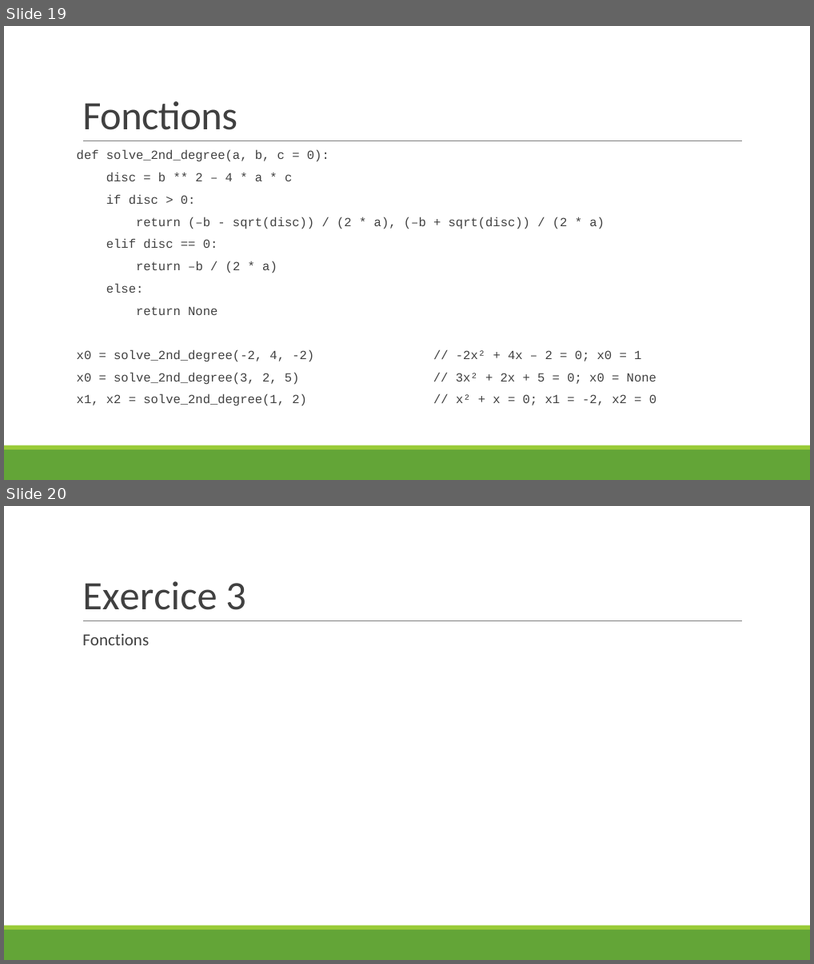
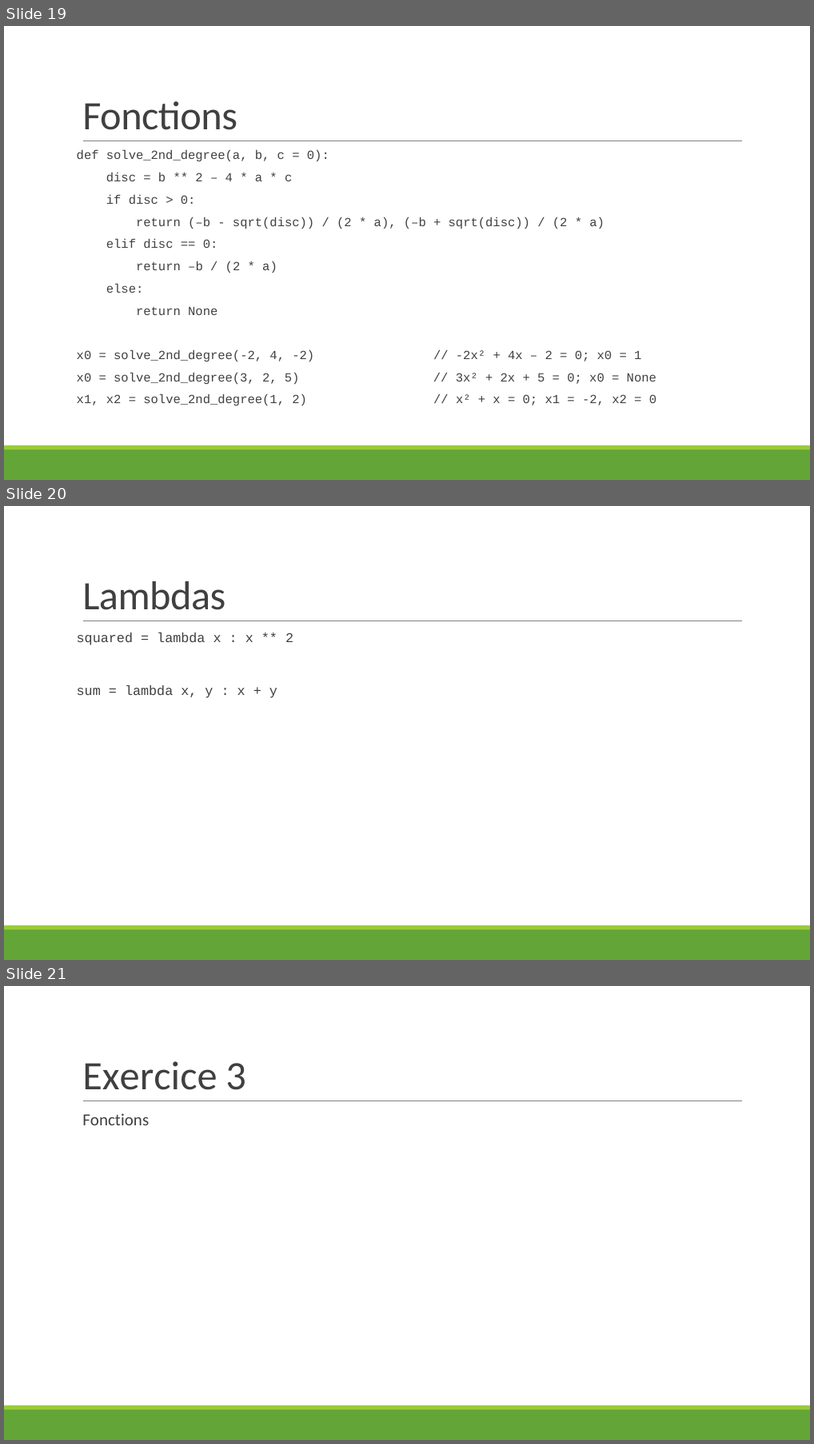
Before and after one commit to hermes-python-201910/courseware, a slide deck: slides.pptx. Shown one above the other, each under a label of ours: slides 19 and 20 before the commit, slides 19, 20 and 21 after it. The pictures are 814x964 and 814x1444 pixels, drawn with LibreOffice and Linux fonts; fonts in the diff are those of the drawing. Boxes give left, top, right and bottom in pixels: in the first picture for what was removed or moved away, otherwise in the second. Text is boxed around its words. In the diff, an @@ line names an element or a change of style, - is before the commit and + after.

```diff
--- a/slides.pptx
+++ b/slides.pptx
@@ slide 20 added at [4, 506, 810, 960], background #FFFFFF; not listed: 3 template elements that a slide beside it also shows @@
@@ title added at [82, 581, 226, 610], 48 pt, text #404040 @@
+Lambdas
@@ text added at [77, 632, 294, 698], 16 pt, text #404040 @@
+squared = lambda x : x ** 2
+sum = lambda x, y : x + y
@@ what was slide 20 is now slide 21 @@
```
Also in this commit, not shown: 5 other slides added.
